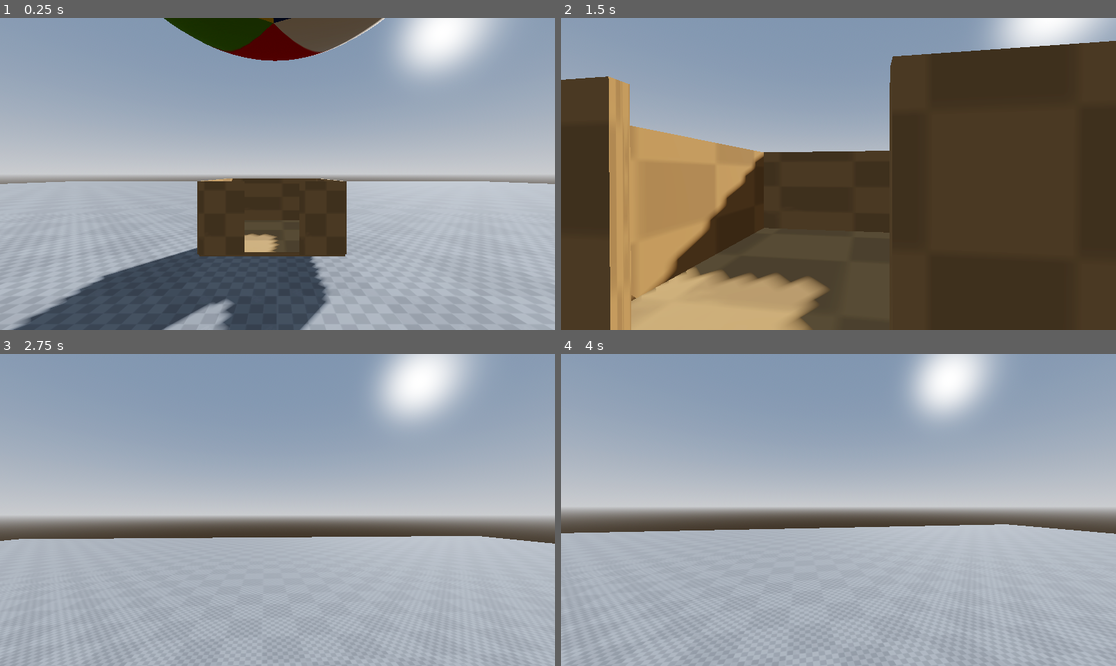
Above: before the commit, frames 1-4 (two rows, left to right).
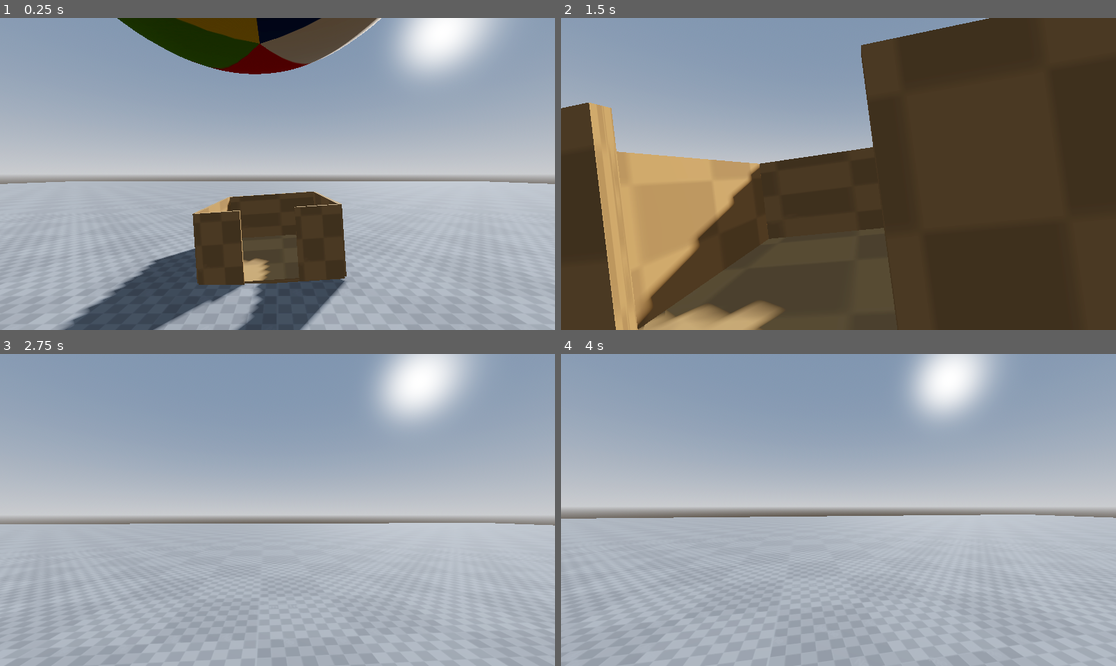
Above: after the commit, the same moments.

Repository: MagmaC4/Envelope
Game: Godot game, scene res://Scenes/master.tscn
Same seed, same stepped clock (60 frames per second), same inputs: the game is played once before the commit and once after it.
Inputs (mouse positions are in pixels of both pictures, inside the frame that each line leads up to):
- Up to frame 1 (0.25 s): no input
- Up to frame 2 (1.5 s): move the mouse to (866, 174) at 0.52 s; press the mouse at (866, 174) at 0.53 s; hold W (move_forward) from 0.53 s (still down); tap Space (move_jump) at 0.77 s; move the mouse to (810, 174) at 1.27 s; release the mouse at (810, 174) at 1.28 s; tap Shift (sprint) at 1.35 s
- Up to frame 3 (2.75 s): keep holding W (move_forward); tap Space (move_jump) at 1.52 s; move the mouse to (288, 503) at 2.02 s; press the mouse at (288, 503) at 2.03 s
- Up to frame 4 (4 s): keep holding W (move_forward); move the mouse to (832, 516) at 2.77 s; release the mouse at (832, 516) at 2.78 s; tap Shift (sprint) at 2.85 s; tap Space (move_jump) at 3.02, 3.77 s; move the mouse to (877, 513) at 3.52 s; press the mouse at (877, 513) at 3.53 s

The runs differ from the first frame. In frame 1, 11% of the frame differs, in the area x 1-70%, y 0-100%; in frame 2, 16%, in the area x 0-100%, y 0-100%; in frame 3, 5.2%; in frame 4, 4.9%.

Commit message:
Add movement up and down + sway left and right to balloon

Diff:
--- a/Scripts/balloon_vehicle.gd
+++ b/Scripts/balloon_vehicle.gd
@@ -9,23 +9,25 @@
 var direction_up = true
 var can_move = true
 
+func _ready() -> void:
+	begin_up_down()
+	begin_sway()
+
 # Called every frame. 'delta' is the elapsed time since the previous frame.
 func _process(delta: float) -> void:
-	move_up_and_down()
+	pass
 
 # Use Tweens (lightweight animation keyframes) to move balloon up and down
-func move_up_and_down():
-	if direction_up and can_move:
-		var tween = create_tween()
-		tween.tween_property(self, "position", end_pos, 1.0).set_trans(Tween.TRANS_QUAD)
-		direction_up = !direction_up
-		can_move = false
-		await tween.finished
-		can_move = true
-	elif not direction_up and can_move:
-		var tween = create_tween()
-		tween.tween_property(self, "position", start_pos, 1.0).set_trans(Tween.TRANS_QUAD)
-		direction_up = !direction_up
-		can_move = false
-		await tween.finished
-		can_move = true
+func begin_up_down():
+	var tween = create_tween()
+	tween.set_loops()
+	tween.tween_property(self, "position", start_pos, 1.0).set_trans(Tween.TRANS_QUAD)
+	tween.tween_property(self, "position", end_pos, 1.0).set_trans(Tween.TRANS_QUAD)
+
+func begin_sway():
+	var tween = create_tween()
+	tween.set_loops()
+	tween.tween_property(self, "rotation:z", deg_to_rad(15), 1.0 )
+	tween.tween_property(self, "rotation:z", 0.0, 1.0 )
+	tween.tween_property(self, "rotation:z", deg_to_rad(-15), 1.0 )
+	tween.tween_property(self, "rotation:z", 0.0, 1.0 )
